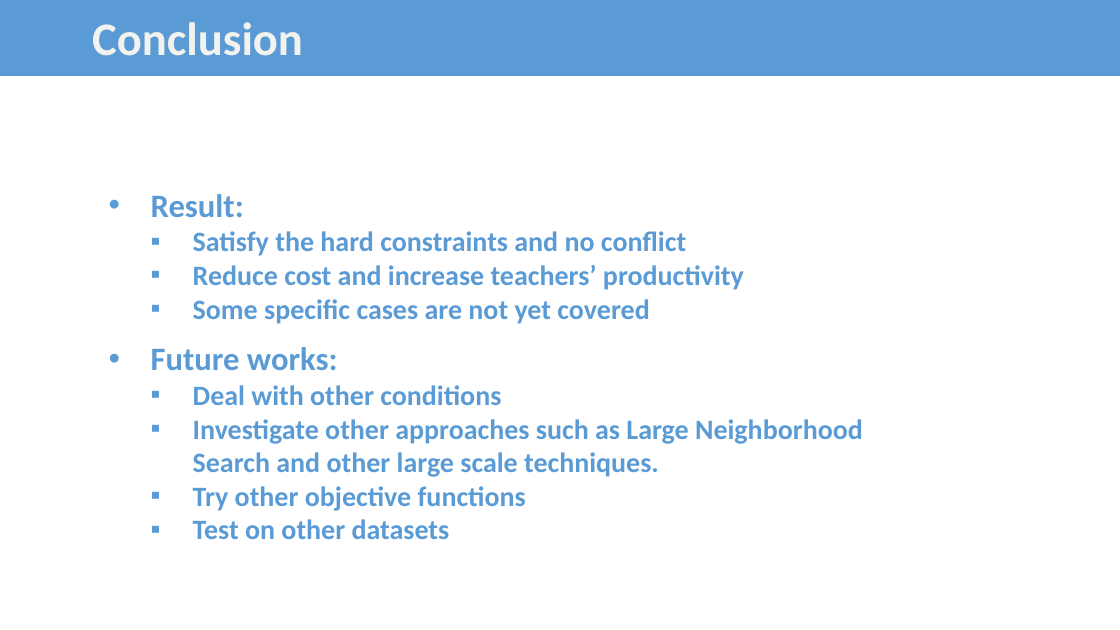
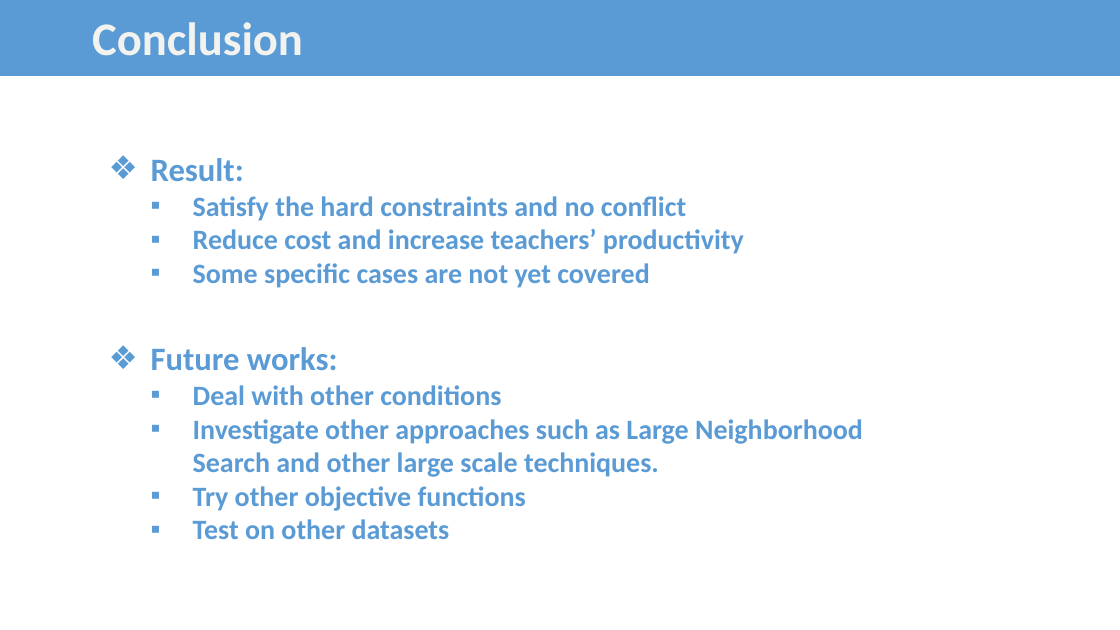
Before and after one commit to bee-lullaby/FinalProject, a slide deck: slide 72 of Documents/FinalReport_FinalYearProject_CongLT_HoaiNV_DucHM_HaNS.pptx. Drawn at 1120x630 pixels with LibreOffice and Linux fonts; fonts in the diff are those of the drawing. Boxes give left, top, right and bottom in pixels: in the first picture for what was removed or moved away, otherwise in the second. Text is boxed around its words. In the diff, an @@ line names an element or a change of style, - is before the commit and + after.

```diff
--- a/Documents/FinalReport_FinalYearProject_CongLT_HoaiNV_DucHM_HaNS.pptx
+++ b/Documents/FinalReport_FinalYearProject_CongLT_HoaiNV_DucHM_HaNS.pptx
@@ text "Result:": place and size @@
-text "Result:" at [151, 194, 744, 324]
+text "Result:" at [151, 158, 744, 288]
@@ text at [151, 158, 244, 181]: bullet • to ❖ @@
```
Also in this commit, not shown: 21 other slides changed, 10 other files.
